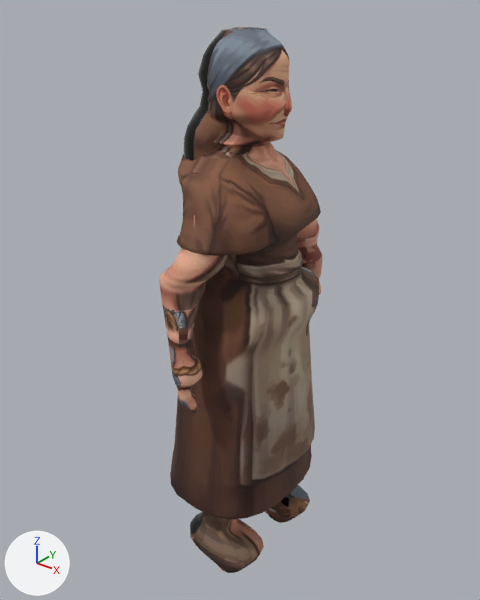
The glTF model assets/models/npcs/npc_fishwife.glb: old version first, new version second.
Both versions are drawn from a 50 mm lens placed at (1.097, -1.4, 1.733), pointed at (-0.045, 0.027, 0.849). Every picture has the same lights, and +X, +Y and +Z are marked at lower left. The picture after the commit comes second. Vertices at exactly the same position are counted once.

Names of what the first picture shows: 'arm_L'.
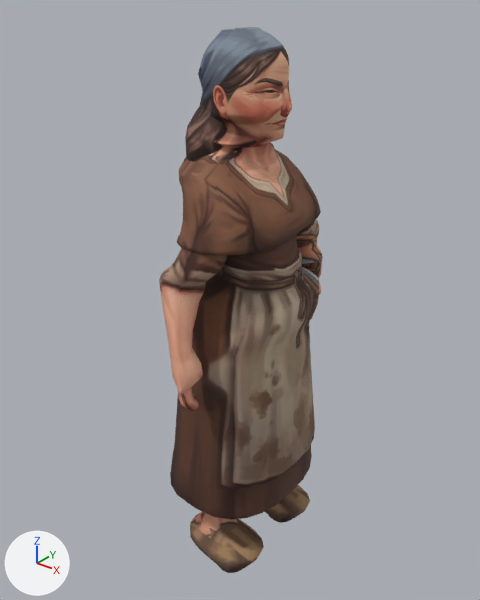
Pixel boxes (x1, y1, x2, y2) of what changed, in the pictures (480 x 600 px; the box of a moved part takes in the faces that stretch with it):
part 1 of me_arm_l, moved or reshaped: before (160, 27, 292, 289); after (159, 27, 292, 291)
part 2 of me_arm_l, moved or reshaped: before (187, 405, 198, 413); after (178, 387, 199, 411)
part 3 of me_arm_l, surface changed: (159, 29, 323, 572) in both

What the commit changed:
me_arm_l is used by ob_arm_l; location (0.0, 0.0, 0.0).
me_arm_l had 3832 vertices, 7632 faces and spanned x -0.21..0.2, y -0.32..0.39, z 0.0..1.62.
me_arm_l now has 3844 vertices, 7656 faces and spans x -0.21..0.2, y -0.32..0.39, z 0.0..1.62.
me_arm_l part 1: 114 vertices moved from x -0.17..0.12, y -0.22..0.22, z 1.01..1.62 to x -0.15..0.11, y -0.22..0.24, z 1.02..1.62; 255 vertices removed from x -0.17..0.14, y -0.28..0.23, z 1.01..1.62; 281 vertices added at x -0.15..0.14, y -0.28..0.25, z 1.01..1.62.
me_arm_l part 2: 25 vertices removed from x 0.02..0.04, y -0.3..-0.26, z 0.64..0.66; 25 vertices added at x 0.01..0.04, y -0.32..-0.26, z 0.65..0.72.
me_arm_l part 3: 5275 kept faces spanning x -0.21..0.2, y -0.32..0.39, z 0.0..1.61 get new texture (UV) coordinates.
Other edits to the shape of me_arm_l do not show in these pictures.
